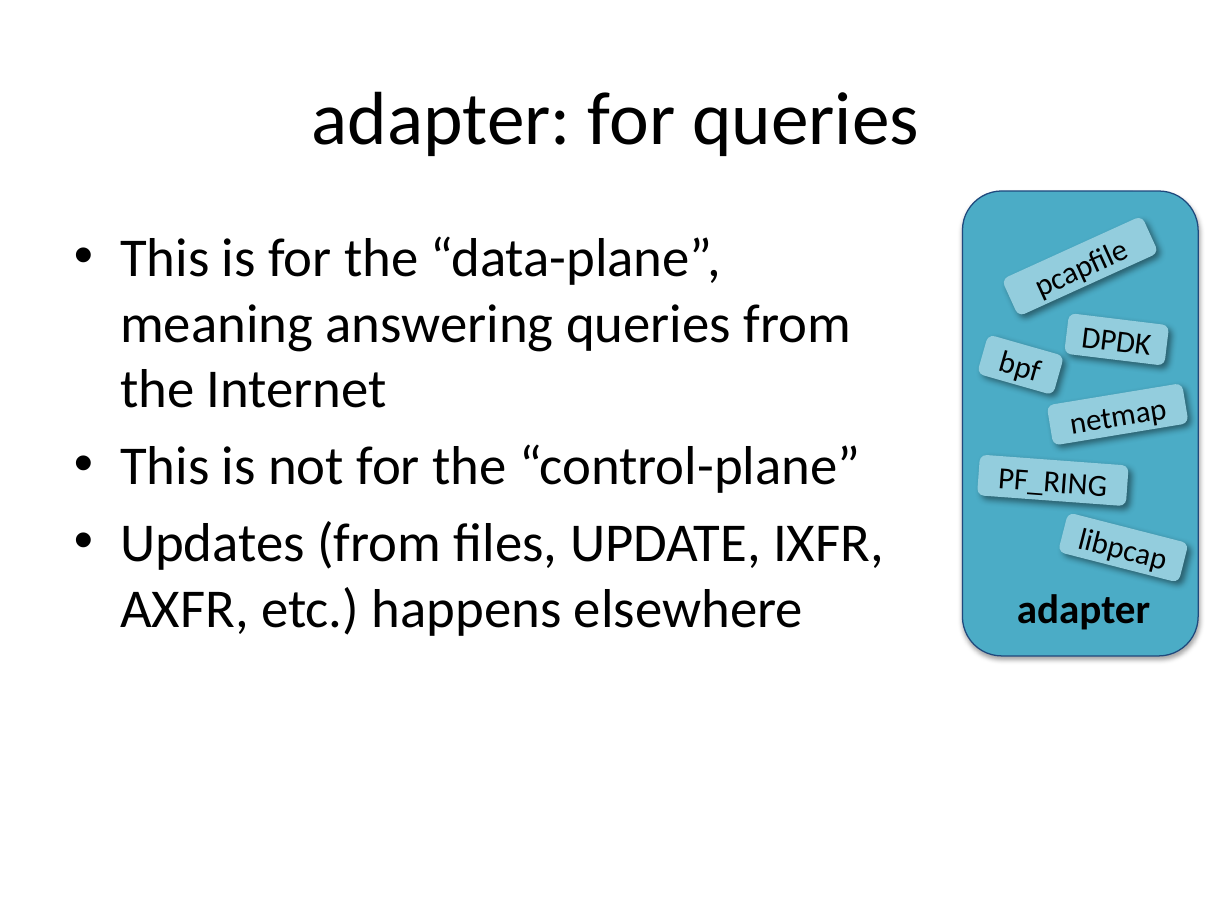
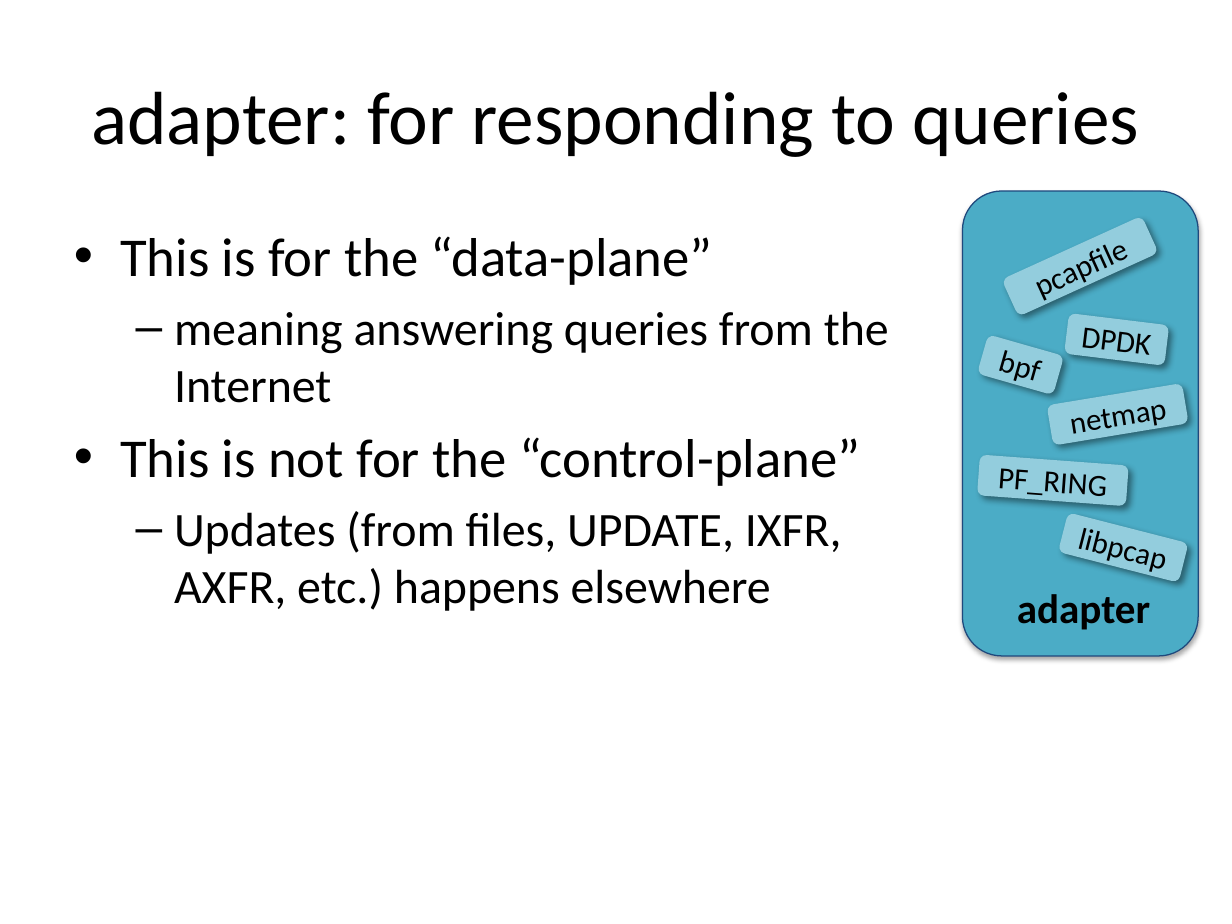
Before and after one commit to robertdavidgraham/robdns, a slide deck: slide 17 of doc/high-level-design.pptx. Drawn at 1232x924 pixels with LibreOffice and Linux fonts; fonts in the diff are those of the drawing. Boxes give left, top, right and bottom in pixels: in the first picture for what was removed or moved away, otherwise in the second. Text is boxed around its words. In the diff, an @@ line names an element or a change of style, - is before the commit and + after.

```diff
--- a/doc/high-level-design.pptx
+++ b/doc/high-level-design.pptx
@@ title at <box>91,91,1139,157</box>: text changed @@
-adapter: for queries
+adapter: for responding to queries
@@ text at <box>120,236,889,403</box>: text changed; size 32 to 28 pt @@
-• This is for the “data-plane”, meaning answering queries from the Internet
+• This is for the “data-plane”
+  – meaning answering queries from the Internet
@@ text at <box>174,511,842,611</box>: size 32 to 28 pt in "Updates (from files, UPDATE, IXFR, AXFR, etc.) ..."; bullet • to –; list level 1 to 2 in "Updates (from files, UPDATE, IXFR, ..." @@
```
Also in this commit, not shown: 5 other slides changed, 6 slides added, 1 slide removed, 45 other files.
